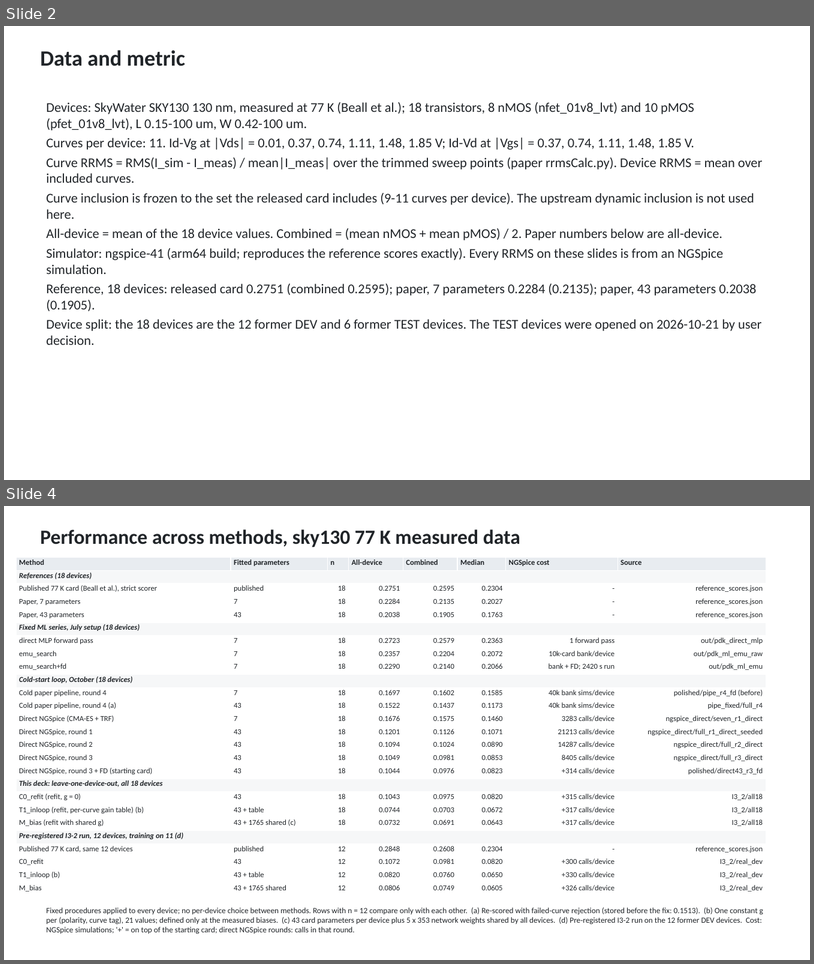
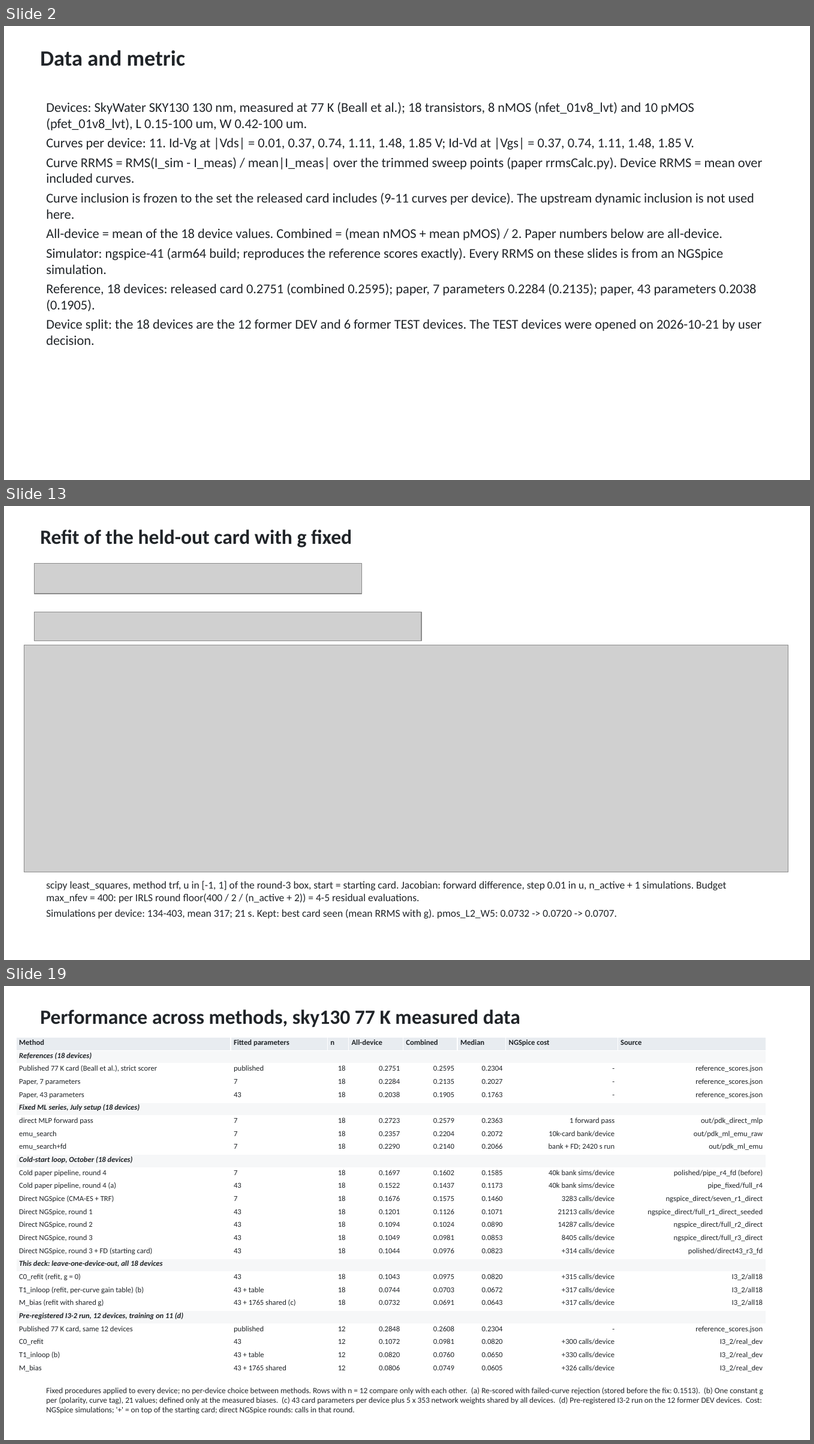
Before and after one commit to aaronw5/Cryo-Transistor-ML, a slide deck: slides/cryo_ml_mbias_real_data.pptx. Shown one above the other, each under a label of ours: slides 2 and 4 before the commit, slides 2, 13 and 19 after it; the slides between them are not shown. The pictures are 814x964 and 814x1444 pixels, drawn with LibreOffice and Linux fonts; fonts in the diff are those of the drawing; grey boxes stand for pictures. Boxes give left, top, right and bottom in pixels: in the first picture for what was removed or moved away, otherwise in the second. Text is boxed around its words. In the diff, an @@ line names an element or a change of style, - is before the commit and + after.

```diff
--- a/slides/cryo_ml_mbias_real_data.pptx
+++ b/slides/cryo_ml_mbias_real_data.pptx
@@ slide 13 added at (4,506,810,960), background #FFFFFF @@
@@ text added at (40,529,352,547), 24 pt, text #202428, bold @@
+Refit of the held-out card with g fixed
@@ picture added at (34,564,362,594) @@
@@ picture added at (34,612,422,641) @@
@@ picture added at (24,645,789,872) @@
@@ text added at (46,880,726,918), 12.5 pt, text #202428 @@
+scipy least_squares, method trf, u in [-1, 1] of the round-3 box, start = starting card. Jacobian: forward difference, step 0.01 in u, n_active + 1 simulations. Budget max_nfev = 400: per IRLS round floor(400 / 2 / (n_active + 2)) = 4-5 residual evaluations.
+Simulations per device: 134-403, mean 317; 21 s. Kept: best card seen (mean RRMS with g). pmos_L2_W5: 0.0732 -> 0.0720 -> 0.0707.
@@ what was slide 4 is now slide 19 @@
```
Also in this commit, not shown: 15 other slides added, 1 slide removed, 4 other files.
